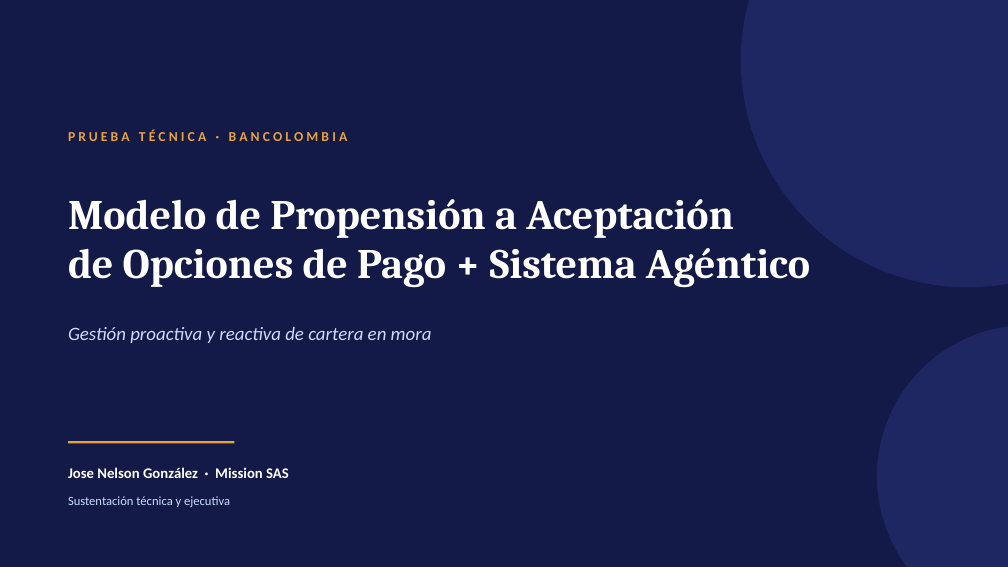
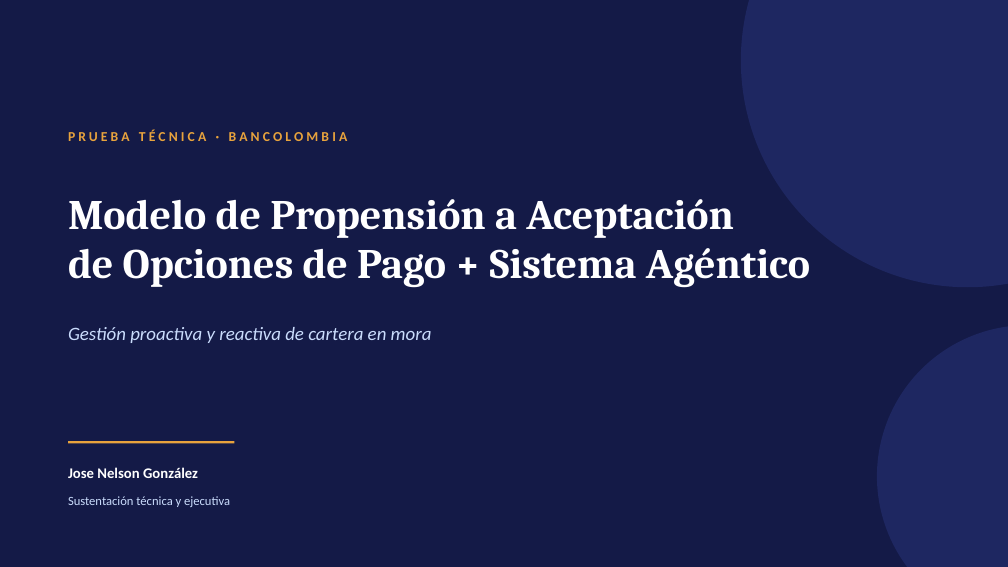
Before and after one commit to JoseNelsonGL/Prueba-Bancolombia, a slide deck: slide 1 of docs/Presentacion_Ejecutiva_Prueba_Bancolombia.pptx. Drawn at 1008x567 pixels with LibreOffice and Linux fonts; fonts in the diff are those of the drawing. Boxes give left, top, right and bottom in pixels: in the first picture for what was removed or moved away, otherwise in the second. Text is boxed around its words. In the diff, an @@ line names an element or a change of style, - is before the commit and + after.

```diff
--- a/docs/Presentacion_Ejecutiva_Prueba_Bancolombia.pptx
+++ b/docs/Presentacion_Ejecutiva_Prueba_Bancolombia.pptx
@@ text at [68, 467, 198, 478]: text changed @@
-Jose Nelson González · Mission SAS
+Jose Nelson González
```
Also in this commit, not shown: 4 other slides changed, 5 slides added, 8 slides removed, 4 other files.
